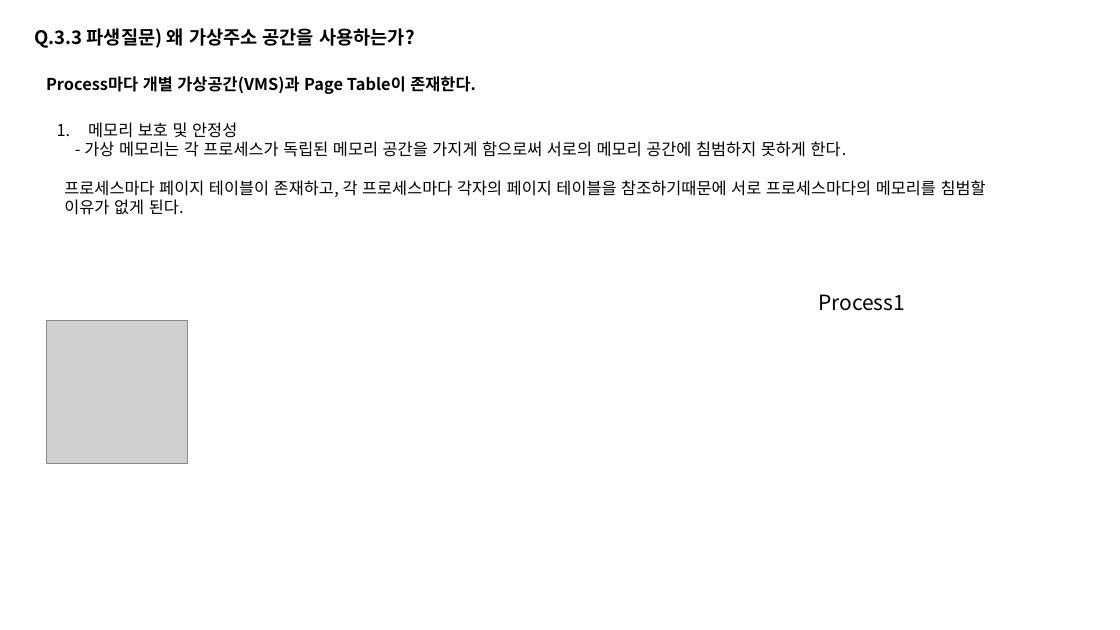
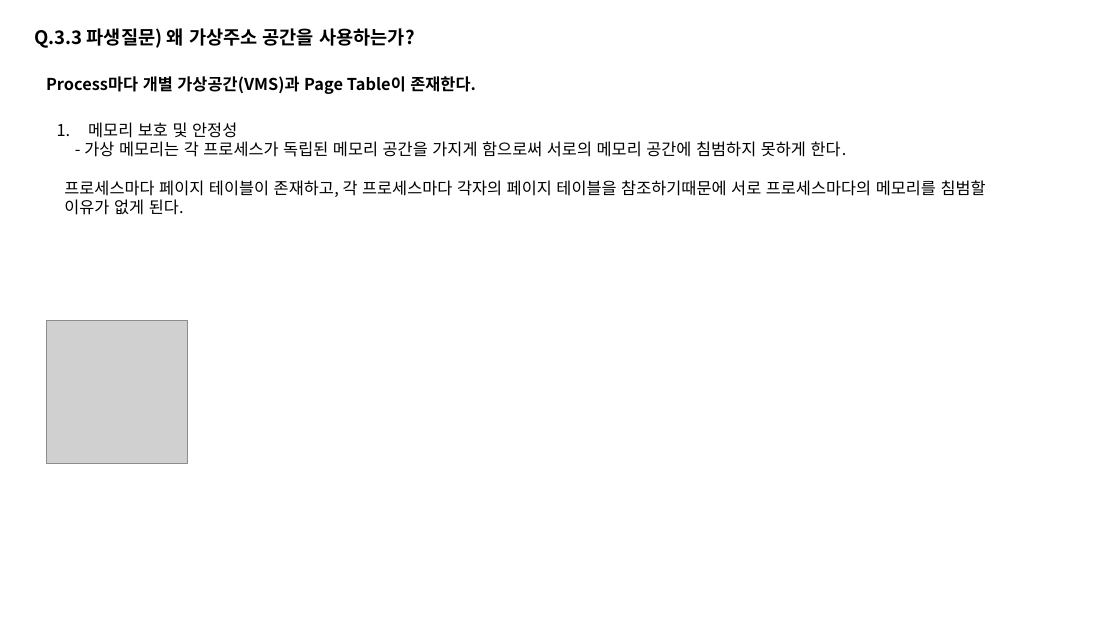
Before and after one commit to taehyuklee/C-CppStudy, a slide deck: slide 14 of CSwithC/CS-explanation.pptx. Drawn at 1120x630 pixels with LibreOffice and Linux fonts; fonts in the diff are those of the drawing; grey boxes stand for pictures. Boxes give left, top, right and bottom in pixels: in the first picture for what was removed or moved away, otherwise in the second. Text is boxed around its words. In the diff, an @@ line names an element or a change of style, - is before the commit and + after.

```diff
--- a/CSwithC/CS-explanation.pptx
+++ b/CSwithC/CS-explanation.pptx
@@ text removed at [818, 294, 905, 311] @@
-Process1
```
